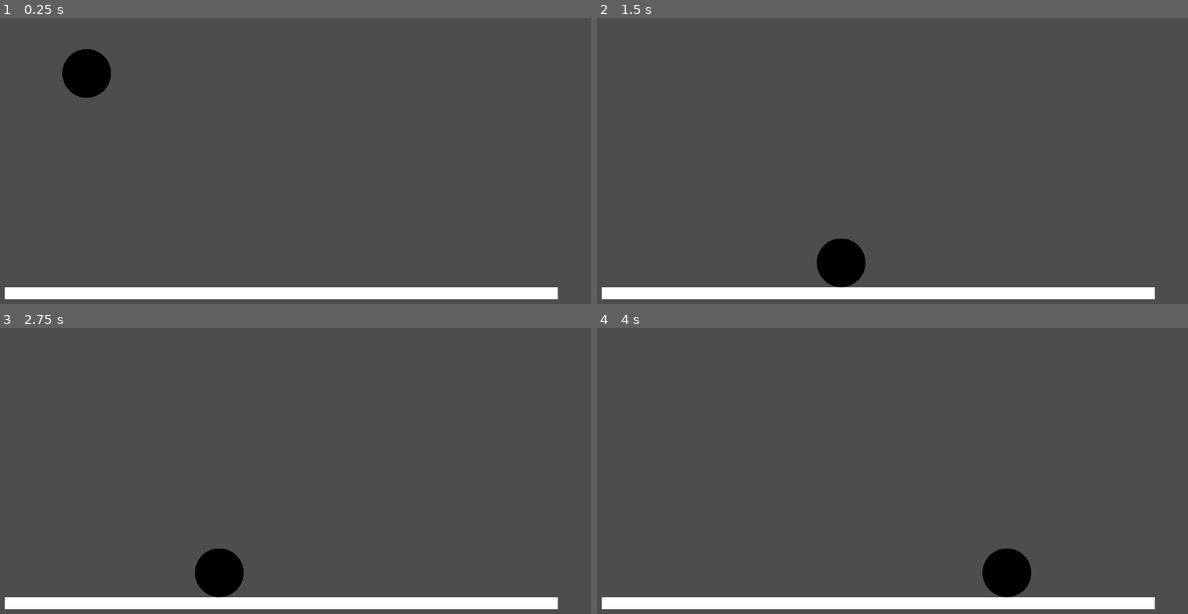
Above: before the commit, frames 1-4 (two rows, left to right).
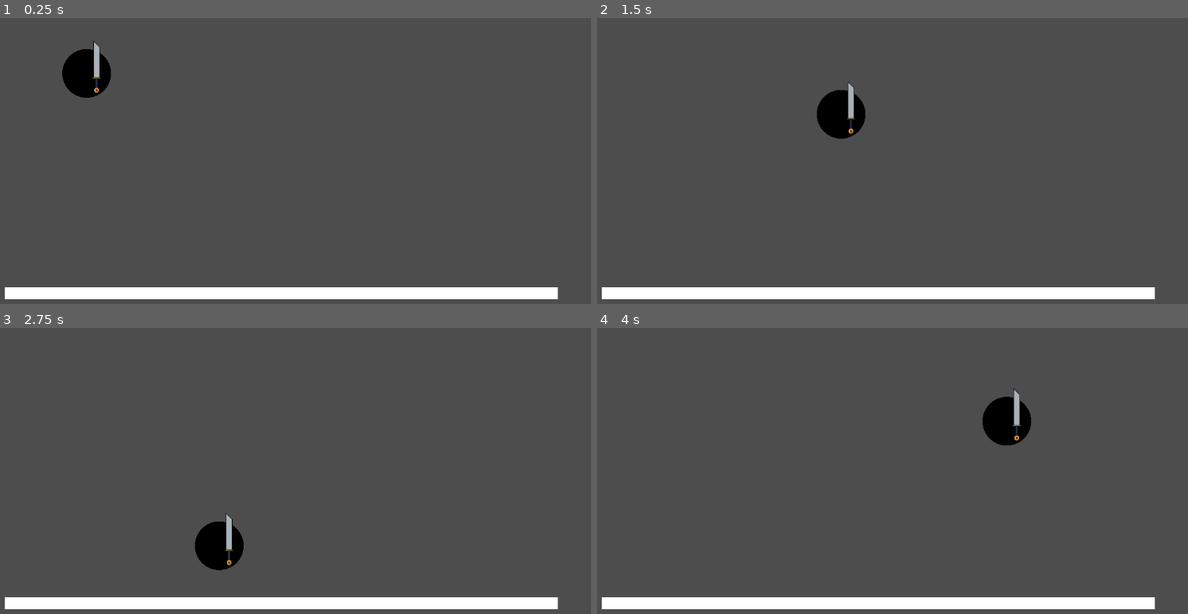
Above: after the commit, the same moments.

Repository: BoaN235/Magic-And-Machines
Game: Godot game, scene res://maps/map_0/map_0.tscn
The game is run twice, just before and just after one commit, with the same random seed, the same clock (stepped at 60 frames per second) and the same inputs. Before the commit the project has no main scene; this scene is started directly in both runs.
Inputs:
- Up to frame 1 (0.25 s): no input
- Up to frame 2 (1.5 s): tap Enter (ui_accept) at 0.5, 0.6 s; hold Right (ui_right) from 0.53 s (still down); tap W (con_jump, bound only after the commit) at 0.77, 0.8, 1.07, 1.35 s
- Up to frame 3 (2.75 s): tap W (con_jump, bound only after the commit) at 1.52, 1.82, 2.3 s; tap Enter (ui_accept) at 1.55, 2.1 s; release Right (ui_right) at 2.03 s; hold Left (ui_left) from 2.03 s (still down)
- Up to frame 4 (4 s): release Left (ui_left) at 2.78 s; hold Right (ui_right) from 2.78 s (still down); tap Enter (ui_accept) at 2.85 s; tap W (con_jump, bound only after the commit) at 3.02, 3.32, 3.6, 3.77 s

The runs differ from the first frame. In frame 1, 0.1% of the frame differs, in the area x 15-17%, y 8-27%; in frame 2, 2.2%, in the area x 37-46%, y 22-95%; in frame 3, 1.5%; in frame 4, 2.2%.

Commit message:
Add weapon asset and implement double jump functionality; update input actions

Diff:
--- a/char/char_0/char_0.tscn
+++ b/char/char_0/char_0.tscn
@@ -1,7 +1,8 @@
-[gd_scene load_steps=4 format=3 uid="uid://dkqc3ttggv82e"]
+[gd_scene load_steps=5 format=3 uid="uid://dkqc3ttggv82e"]
 
 [ext_resource type="Script" path="res://char/char_0/char_0_controll.gd" id="1_hgbea"]
 [ext_resource type="Texture2D" uid="uid://ckx22ju34gduy" path="res://char/char_0/assets/Char_0_test.png" id="2_r331y"]
+[ext_resource type="Texture2D" uid="uid://c8o8r7hd6bqeh" path="res://char/char_0/assets/Weapon/Char_0_Weapon.png" id="3_r6ddv"]
 
 [sub_resource type="CircleShape2D" id="CircleShape2D_4kavc"]
 radius = 45.2769
@@ -16,3 +17,11 @@
 
 [node name="CollisionShape2D" type="CollisionShape2D" parent="."]
 shape = SubResource("CircleShape2D_4kavc")
+
+[node name="AnimatedSprite2D" type="AnimatedSprite2D" parent="."]
+position = Vector2(-3.8147e-06, -7.62939e-06)
+scale = Vector2(0.171875, 0.171875)
+
+[node name="Char0Weapon" type="Sprite2D" parent="."]
+position = Vector2(18, -9)
+texture = ExtResource("3_r6ddv")
--- a/char/char_0/char_0_controll.gd
+++ b/char/char_0/char_0_controll.gd
@@ -1,25 +1,36 @@
 extends CharacterBody2D
 
 
+
+@export_category("Stats")
 const SPEED = 300.0
 const JUMP_VELOCITY = -400.0
+@export var max_double_jumps = 2
+
 
 # Get the gravity from the project settings to be synced with RigidBody nodes.
 var gravity = ProjectSettings.get_setting("physics/2d/default_gravity")
+var jumps = 0
 
+func _ready():
+	pass
 
 func _physics_process(delta):
 	# Add the gravity.
 	if not is_on_floor():
 		velocity.y += gravity * delta
+	elif  is_on_floor():
+		jumps = 0
 
 	# Handle jump.
-	if Input.is_action_just_pressed("ui_accept") and is_on_floor():
-		velocity.y = JUMP_VELOCITY
+	if Input.is_action_just_pressed("con_jump"):
+		if is_on_floor() or jumps <= max_double_jumps:
+			velocity.y = JUMP_VELOCITY
+			jumps += 1
 
 	# Get the input direction and handle the movement/deceleration.
 	# As good practice, you should replace UI actions with custom gameplay actions.
-	var direction = Input.get_axis("ui_left", "ui_right")
+	var direction = Input.get_axis("con_left", "con_right")
 	if direction:
 		velocity.x = direction * SPEED
 	else:
--- a/maps/map_0/map_0.tscn
+++ b/maps/map_0/map_0.tscn
@@ -21,6 +21,7 @@
 
 [node name="Gadjet" parent="." instance=ExtResource("1_h05v3")]
 position = Vector2(239, 173)
+max_double_jumps = 3
 
 [node name="PlayerSpawn" type="Node2D" parent="."]
 position = Vector2(478, 259)
--- a/project.godot
+++ b/project.godot
@@ -11,4 +11,38 @@
 [application]
 
 config/name="Magic & Machines"
+run/main_scene="res://maps/map_0/map_0.tscn"
 config/features=PackedStringArray("4.2", "Forward Plus")
+
+[input]
+
+con_right={
+"deadzone": 0.5,
+"events": [Object(InputEventKey,"resource_local_to_scene":false,"resource_name":"","device":-1,"window_id":0,"alt_pressed":false,"shift_pressed":false,"ctrl_pressed":false,"meta_pressed":false,"pressed":false,"keycode":0,"physical_keycode":68,"key_label":0,"unicode":100,"echo":false,"script":null)
+, Object(InputEventKey,"resource_local_to_scene":false,"resource_name":"","device":-1,"window_id":0,"alt_pressed":false,"shift_pressed":false,"ctrl_pressed":false,"meta_pressed":false,"pressed":false,"keycode":0,"physical_keycode":4194321,"key_label":0,"unicode":0,"echo":false,"script":null)
+]
+}
+con_left={
+"deadzone": 0.5,
+"events": [Object(InputEventKey,"resource_local_to_scene":false,"resource_name":"","device":-1,"window_id":0,"alt_pressed":false,"shift_pressed":false,"ctrl_pressed":false,"meta_pressed":false,"pressed":false,"keycode":0,"physical_keycode":65,"key_label":0,"unicode":97,"echo":false,"script":null)
+, Object(InputEventKey,"resource_local_to_scene":false,"resource_name":"","device":-1,"window_id":0,"alt_pressed":false,"shift_pressed":false,"ctrl_pressed":false,"meta_pressed":false,"pressed":false,"keycode":0,"physical_keycode":4194319,"key_label":0,"unicode":0,"echo":false,"script":null)
+]
+}
+con_jump={
+"deadzone": 0.5,
+"events": [Object(InputEventKey,"resource_local_to_scene":false,"resource_name":"","device":-1,"window_id":0,"alt_pressed":false,"shift_pressed":false,"ctrl_pressed":false,"meta_pressed":false,"pressed":false,"keycode":0,"physical_keycode":87,"key_label":0,"unicode":119,"echo":false,"script":null)
+, Object(InputEventKey,"resource_local_to_scene":false,"resource_name":"","device":-1,"window_id":0,"alt_pressed":false,"shift_pressed":false,"ctrl_pressed":false,"meta_pressed":false,"pressed":false,"keycode":0,"physical_keycode":4194320,"key_label":0,"unicode":0,"echo":false,"script":null)
+, Object(InputEventKey,"resource_local_to_scene":false,"resource_name":"","device":-1,"window_id":0,"alt_pressed":false,"shift_pressed":false,"ctrl_pressed":false,"meta_pressed":false,"pressed":false,"keycode":0,"physical_keycode":32,"key_label":0,"unicode":32,"echo":false,"script":null)
+]
+}
+con_crouch={
+"deadzone": 0.5,
+"events": [Object(InputEventKey,"resource_local_to_scene":false,"resource_name":"","device":-1,"window_id":0,"alt_pressed":false,"shift_pressed":false,"ctrl_pressed":false,"meta_pressed":false,"pressed":false,"keycode":0,"physical_keycode":4194325,"key_label":0,"unicode":0,"echo":false,"script":null)
+]
+}
+con_down={
+"deadzone": 0.5,
+"events": [Object(InputEventKey,"resource_local_to_scene":false,"resource_name":"","device":-1,"window_id":0,"alt_pressed":false,"shift_pressed":false,"ctrl_pressed":false,"meta_pressed":false,"pressed":false,"keycode":0,"physical_keycode":83,"key_label":0,"unicode":115,"echo":false,"script":null)
+, Object(InputEventKey,"resource_local_to_scene":false,"resource_name":"","device":-1,"window_id":0,"alt_pressed":false,"shift_pressed":false,"ctrl_pressed":false,"meta_pressed":false,"pressed":false,"keycode":0,"physical_keycode":4194322,"key_label":0,"unicode":0,"echo":false,"script":null)
+]
+}
Binary file added: char/char_0/assets/Weapon/Char_0_Weapon.png
Not shown, added: char/char_0/assets/Weapon/Char_0_Weapon.png.import
